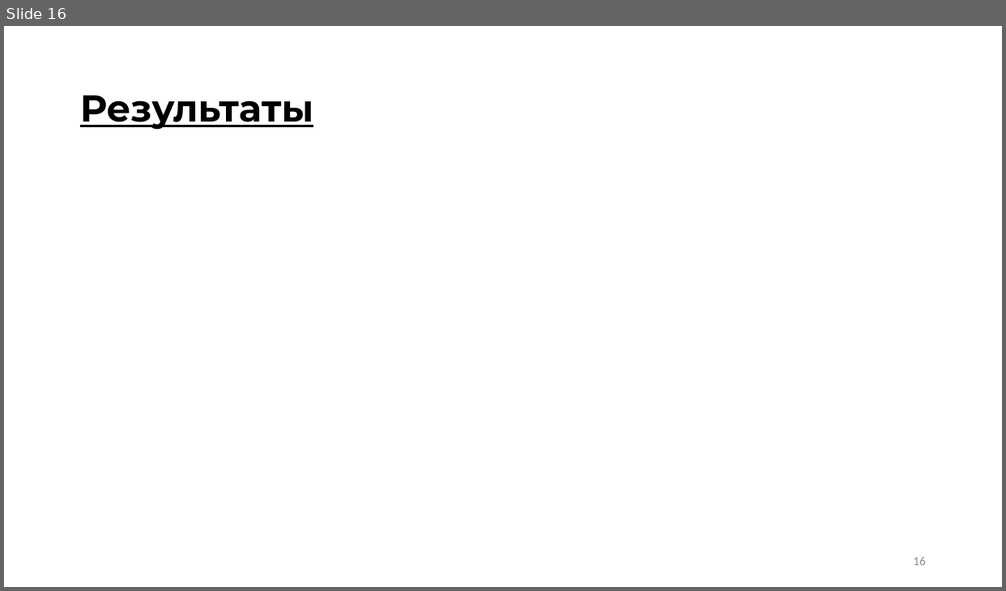
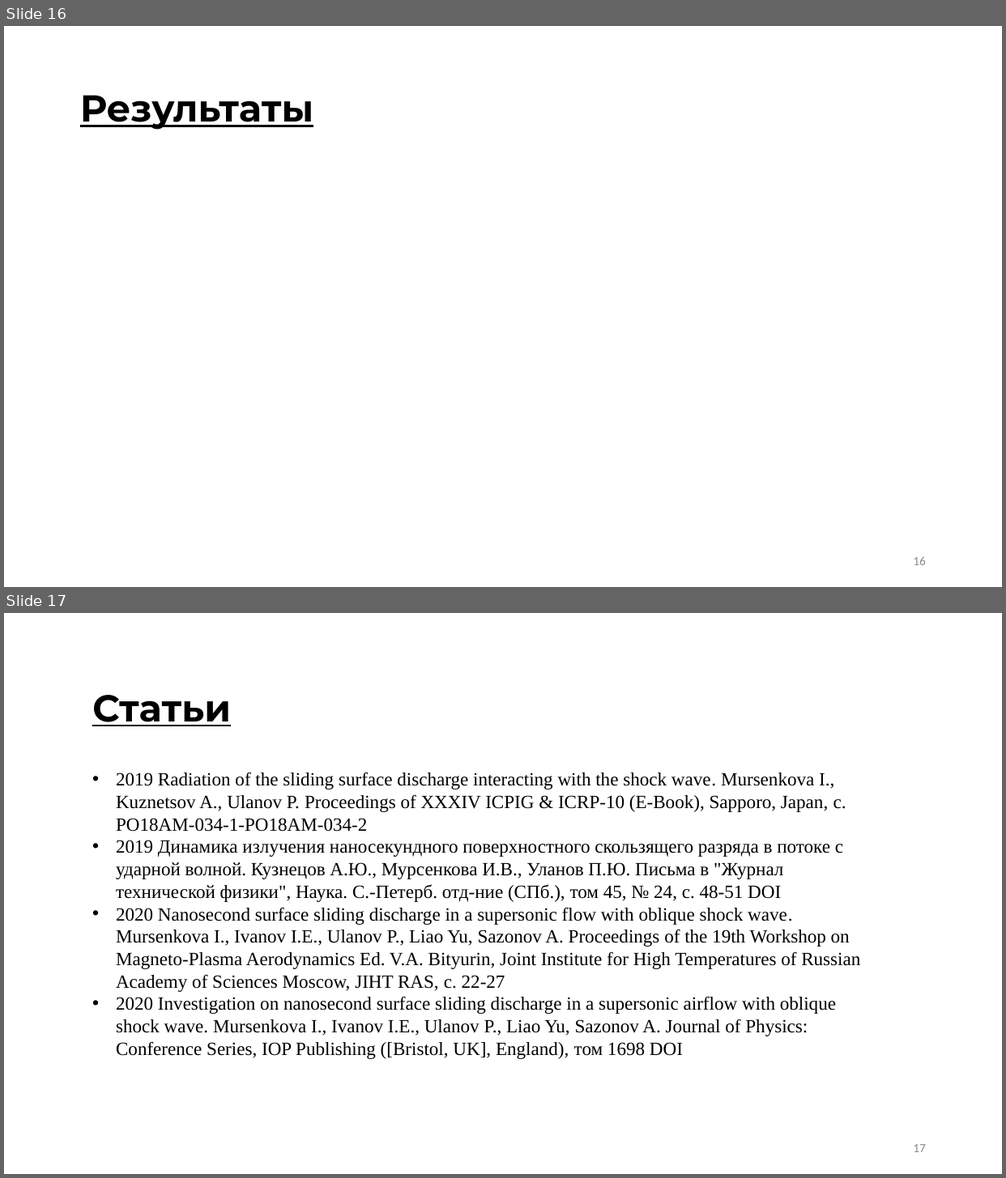
Before and after one commit to ulanich/msu, a slide deck: МАГ.ДИСС/предзащита.pptx. Shown one above the other, each under a label of ours: slide 16 before the commit, slides 16 and 17 after it. The pictures are 1006x591 and 1006x1178 pixels, drawn with LibreOffice and Linux fonts; fonts in the diff are those of the drawing; grey boxes stand for pictures. Boxes give left, top, right and bottom in pixels: in the first picture for what was removed or moved away, otherwise in the second. Text is boxed around its words. In the diff, an @@ line names an element or a change of style, - is before the commit and + after.

```diff
--- a/МАГ.ДИСС/предзащита.pptx
+++ b/МАГ.ДИСС/предзащита.pptx
@@ slide 17 added at (4, 613, 1002, 1174), background #FFFFFF @@
@@ text added at (92, 695, 231, 726), 36 pt, text #000000, bold, underline @@
+Статьи
@@ text added at (116, 772, 860, 1059), 18 pt, text #000000 @@
+• 2019 Radiation of the sliding surface discharge interacting with the shock wave. Mursenkova I., Kuznetsov A., Ulanov P. Proceedings of XXXIV ICPIG & ICRP-10 (E-Book), Sapporo, Japan, с. PO18AM-034-1-PO18AM-034-2
+• 2019 Динамика излучения наносекундного поверхностного скользящего разряда в потоке с ударной волной. Кузнецов А.Ю., Мурсенкова И.В., Уланов П.Ю. Письма в "Журнал технической физики", Наука. С.-Петерб. отд-ние (СПб.), том 45, № 24, с. 48-51 DOI
+• 2020 Nanosecond surface sliding discharge in a supersonic flow with oblique shock wave. Mursenkova I., Ivanov I.E., Ulanov P., Liao Yu, Sazonov A. Proceedings of the 19th Workshop on Magneto-Plasma Aerodynamics Ed. V.A. Bityurin, Joint Institute for High Temperatures of Russian Academy of Sciences Moscow, JIHT RAS, с. 22-27
+• 2020 Investigation on nanosecond surface sliding discharge in a supersonic airflow with oblique shock wave. Mursenkova I., Ivanov I.E., Ulanov P., Liao Yu, Sazonov A. Journal of Physics: Conference Series, IOP Publishing ([Bristol, UK], England), том 1698 DOI
@@ page number added at (913, 1144, 926, 1152), 12 pt, text #8C8C8C @@
+17
```
Also in this commit, not shown: 2 other slides added.
